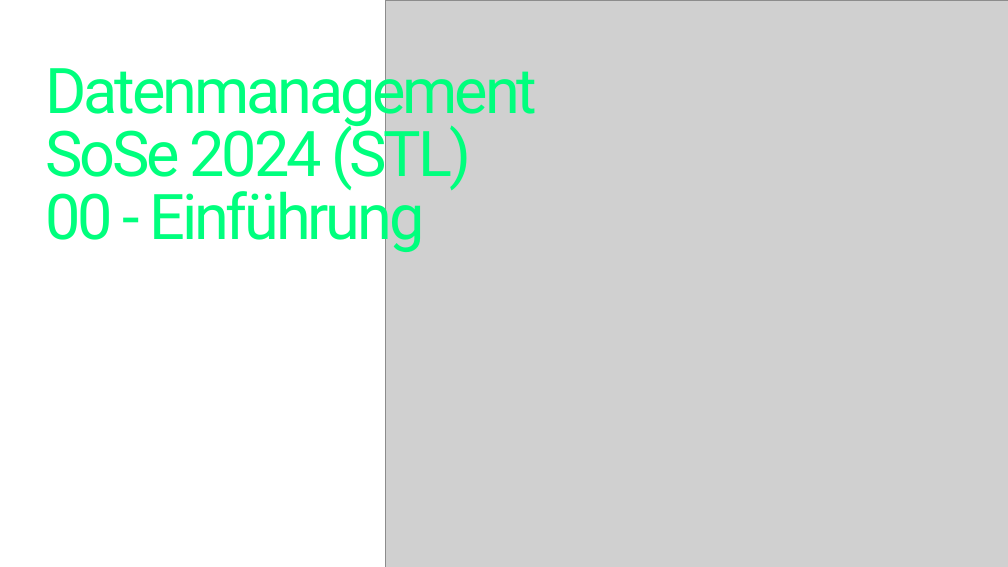
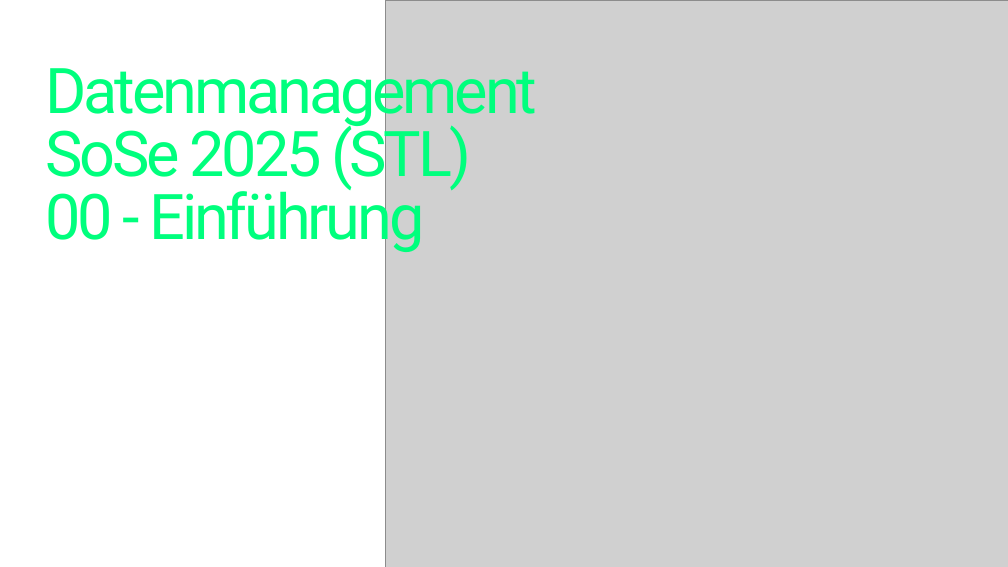
Before and after one commit to magruenefb3/DataManagement, a slide deck: slide 1 of Steuerlehre (B.A.) - Datenmanagement (dt)/folien/LE 1 - Einführung Datenmanagement STL/00 Ueberblick.pptx. Drawn at 1008x567 pixels with LibreOffice and Linux fonts; fonts in the diff are those of the drawing; grey boxes stand for pictures; background and template pictures are left out. Boxes give left, top, right and bottom in pixels: in the first picture for what was removed or moved away, otherwise in the second. Text is boxed around its words. In the diff, an @@ line names an element or a change of style, - is before the commit and + after.

```diff
--- a/Steuerlehre (B.A.) - Datenmanagement (dt)/folien/LE 1 - Einführung Datenmanagement STL/00 Ueberblick.pptx
+++ b/Steuerlehre (B.A.) - Datenmanagement (dt)/folien/LE 1 - Einführung Datenmanagement STL/00 Ueberblick.pptx
@@ title at (46, 56, 538, 255): text changed @@
-Datenmanagement
-SoSe 2024 (STL)
-00 - Einführung
+Datenmanagement
+SoSe 2025 (STL)
+00 - Einführung
```
Also in this commit, not shown: 3 other slides changed, 8 other files.
